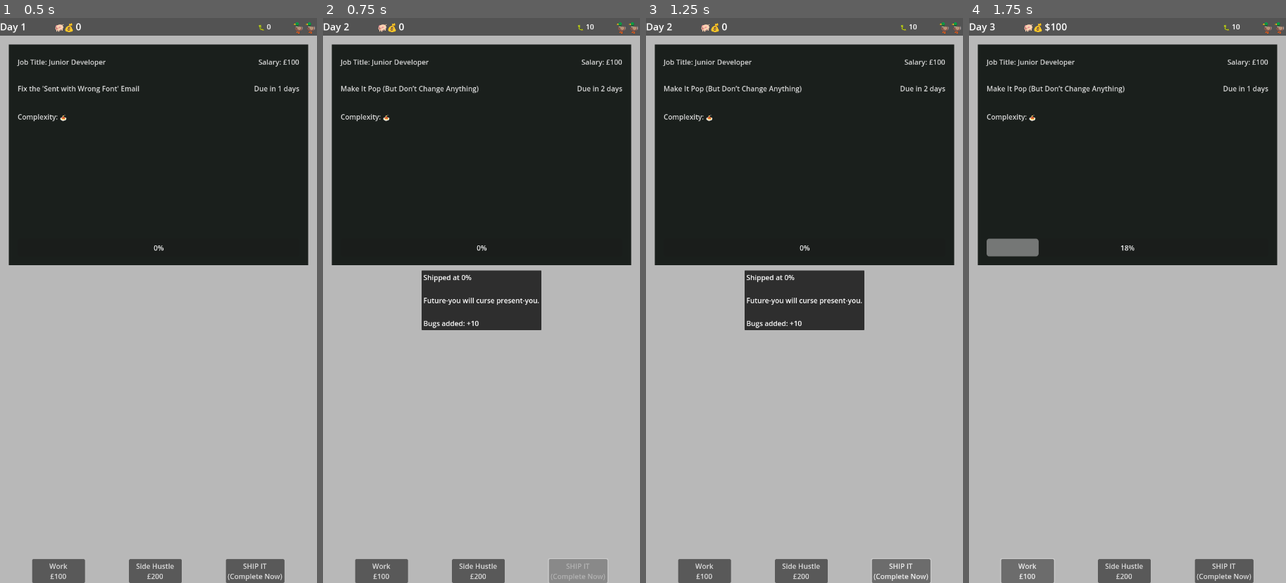
Above: before the commit, frames 1-4 (left to right).
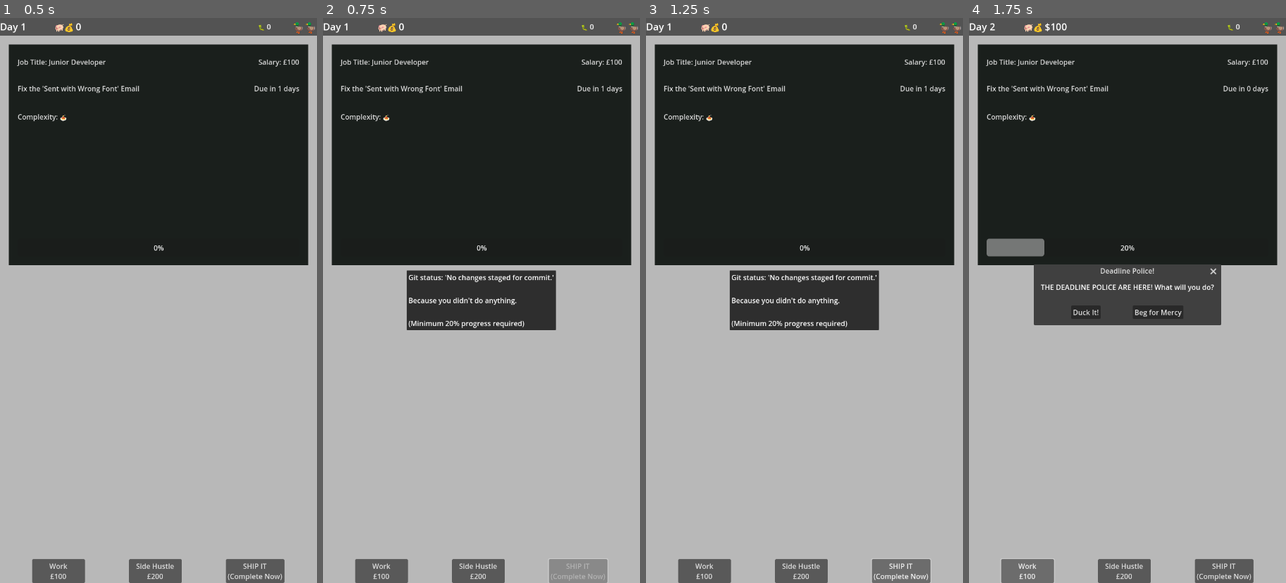
Above: after the commit, the same moments.

Repository: lmchoi/alt-f-this
Game: Godot game, scene res://scenes/game_ui.tscn
Two runs of this game, one before a commit and one after it. Both use one fixed random seed, a clock stepped at 60 frames per second and the inputs below.
Inputs:
- Up to frame 1 (0.5 s): no input
- Up to frame 2 (0.75 s): click "SHIP IT (Complete Now)" at 0.5 s
- Up to frame 3 (1.25 s): no input
- Up to frame 4 (1.75 s): click "Work £100" at 1.25 s

Frame 1 is identical in both runs. In frame 2, 1.9% of the frame differs, in the area x 6-89%, y 0-56%; in frame 3, 1.9%; in frame 4, 6.6%, in the area x 6-89%, y 1-55%.

Commit message:
Prevent player from shipping below 20 percent

Diff:
--- a/autoloads/game_manager.gd
+++ b/autoloads/game_manager.gd
@@ -134,6 +134,11 @@
 	var messages = ship_messages["quality_tiers"][tier_key]["messages"]
 	return messages[randi() % messages.size()]
 
+func get_too_early_message() -> String:
+	"""Get random message for trying to ship at <20% progress."""
+	var messages = ship_messages["too_early"]
+	return messages[randi() % messages.size()]
+
 func ship_it():
 	"""Complete task early at current progress. Adds bugs based on incompleteness."""
 	print('ship it at %d%%' % current_task.progress)
--- a/data/ship_messages.json
+++ b/data/ship_messages.json
@@ -1,4 +1,12 @@
 {
+  "too_early": [
+    "You opened the file. That's it. That's all you did.\n\nEven YOU won't ship this.\n\n(Minimum 20% progress required)",
+    "The deploy script laughed at you.\n\n'There's nothing here,' it said.\n\n(Minimum 20% progress required)",
+    "The CI/CD pipeline sent you an automated therapy referral.\n\n(Minimum 20% progress required)",
+    "You can't ship what doesn't exist.\n\nThis isn't quantum mechanics.\n\n(Minimum 20% progress required)",
+    "Git status: 'No changes staged for commit.'\n\nBecause you didn't do anything.\n\n(Minimum 20% progress required)",
+    "The linter gave up trying to parse nothing.\n\n(Minimum 20% progress required)"
+  ],
   "quality_tiers": {
     "excellent": {
       "min": 90,
--- a/scenes/game_ui.gd
+++ b/scenes/game_ui.gd
@@ -40,7 +40,12 @@
 	GameManager.hustle()
 
 func _on_ship_it_button_pressed():
-	GameManager.ship_it()
+	if GameManager.current_task.progress < 20:
+		# Cheeky punishment for trying to ship nothing
+		var cheeky_message = GameManager.get_too_early_message()
+		$EventPopup.show_event(cheeky_message)
+	else:
+		GameManager.ship_it()
 
 func _update_ducks_level(new_amount: int):
 	ducks_bar.current_ducks = new_amount
